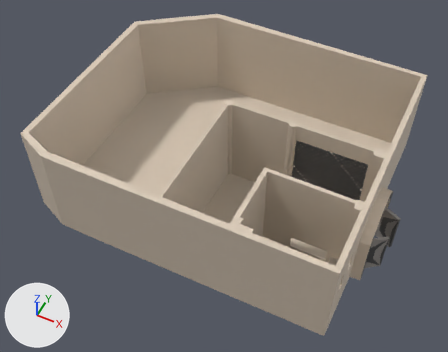
What one commit did to the Blender file Buldings/lobby/lobby5.blend.
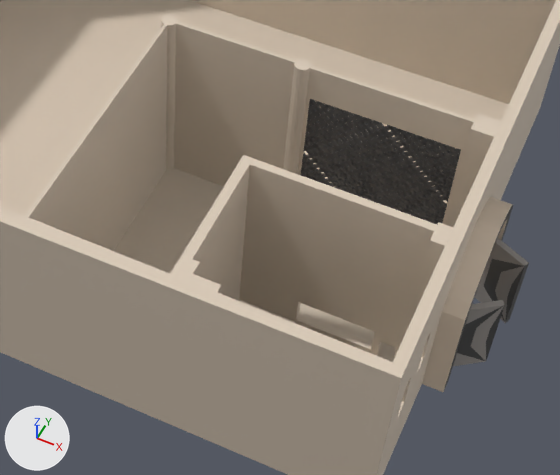
Old and new are each drawn whole from a 50 mm lens placed at (48.6, -78.8, 96.9), pointed at (12.4, -6.3, 6.2) and again close up on the part from 33% to 93% of the width and 27% to 91% of the height. Every picture has the same lights, and +X, +Y and +Z are marked at lower left.

The scene before the commit, as lines of its bpy script (objects in view):
```python
me_cube = bpy.data.meshes.new('Cube')
me_cube.from_pydata(...)  # a box spanning x -0.3..0.29, y -0.3..0.3, z -1.0..0.8
me_cube.materials.append(mat_material)  # orange #e75200
me_cube_001 = bpy.data.meshes.new('Cube.001')
me_cube_001.from_pydata(...)  # 40 vertices, 42 faces; spans x -0.023..0.0, y -0.001..0.221, z -0.181..0.168
# faces by material slot: [33, 9]
me_cube_001.materials.append(mat_door1)  # grey #999490
me_cube_001.materials.append(mat_door2)  # dark grey #474747
me_cube_002 = bpy.data.meshes.new('Cube.002')
me_cube_002.from_pydata(...)  # 3838 vertices, 3745 faces; spans x -1.48..1.12, y -1.08..1.07, z -1.01..-0.2
# faces by material slot: [3411, 49, 2, 8, 27, 248]
me_cube_002.materials.append(mat_material_001)  # light grey #dbcbb8
me_cube_002.materials.append(mat_material_002)  # black #000000
me_cube_002.materials.append(mat_glass)  # white #e7e7e7
me_cube_002.materials.append(mat_mesa1)  # brown #744727
me_cube_002.materials.append(mat_mesa2)  # black #242424
me_cube_002.materials.append(mat_barra)  # dark grey #525252
ob_door_r = bpy.data.objects.new('door.R', me_cube_001)
ob_door_r.parent = ob_lobby
ob_door_r.matrix_parent_inverse = Matrix(((0.0414, 0.0, 0.0, -0.673), (0.0, 0.0414, 0.0, 0.0362), (0.0, 0.0, 0.0414, -1.007), (0.0, 0.0, 0.0, 1.0)))
ob_door_r.location = (41.42, -11.62, 4.537)
ob_door_r.rotation_euler = (0.0, 0.0, -0.932)  # degrees (0, 0, -53)
ob_door_r.scale = (24.2, 24.2, 24.2)
ob_lobby = bpy.data.objects.new('lobby', me_cube_002)
ob_lobby.location = (16.25, -0.87, 24.33)
ob_lobby.scale = (24.2, 24.2, 24.2)
ob_pessoa = bpy.data.objects.new('pessoa', me_cube)
ob_pessoa.location = (34.97, 2.21, 1.14)
# also in view: 'door.L' at (43.7, -2.3, 4.4)
```
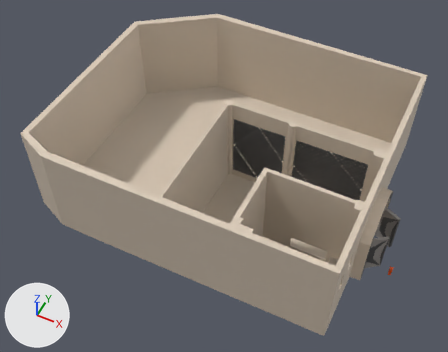
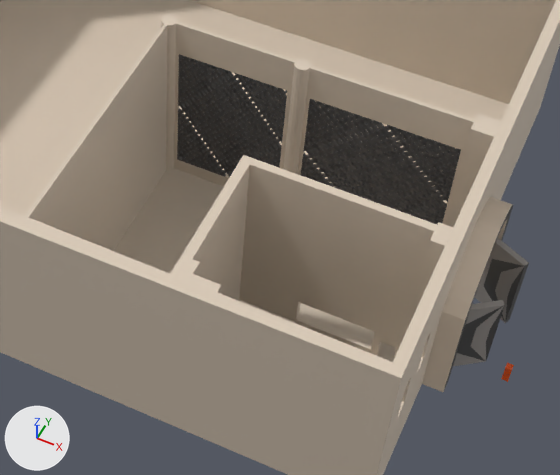
Pixel boxes [x1, y1, x2, y2] of what changed, in the close-ups (560 x 475 px):
'pessoa', moved (not visible before)
    after: [501, 363, 514, 382]
part 1 of me_cube_002, built on
    before: [161, 21, 295, 181]
    after: [172, 21, 296, 186]

The change, as a diff of the scene's bpy script:
```diff
--- a/Buldings/lobby/lobby5.blend.py
+++ b/Buldings/lobby/lobby5.blend.py
@@ me_cube_002 @@
 # used by ob_lobby; location = (16.25, -0.87, 24.33); scale = (24.2, 24.2, 24.2)
-me_cube_002.from_pydata(...)  # 3838 vertices, 3745 faces; spans x -1.48..1.12, y -1.08..1.07, z -1.01..-0.2
+me_cube_002.from_pydata(...)  # 4336 vertices, 4303 faces; spans x -1.48..1.12, y -1.08..1.07, z -1.01..-0.2
+# me_cube_002 part 1: 14 vertices removed from x -0.28..-0.22, y 0.01..0.07, z -0.88; 500 vertices added at x -0.22..0.24, y 0.03..0.04, z -1.01..-0.2
 me_cube_002.materials.append(mat_material_001)
@@ ob_pessoa @@
 ob_pessoa = bpy.data.objects.new('pessoa', me_cube)
-ob_pessoa.location = (34.97, 2.21, 1.14)
+ob_pessoa.location = (47.74, -9.31, 1.14)
```
